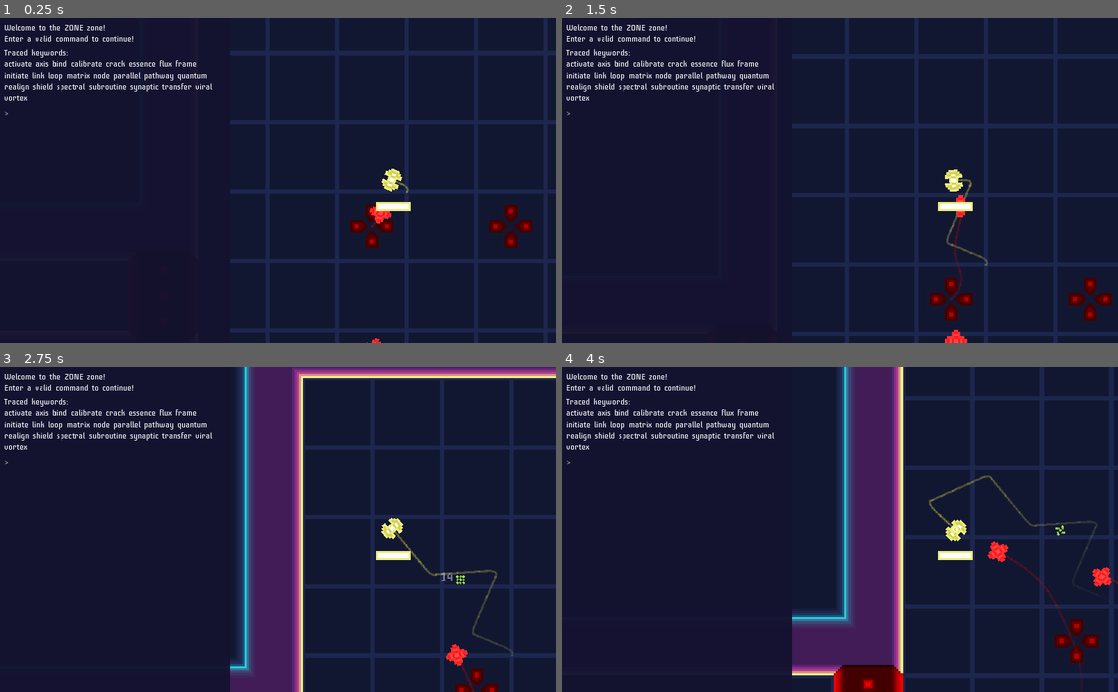
Above: before the commit, frames 1-4 (two rows, left to right).
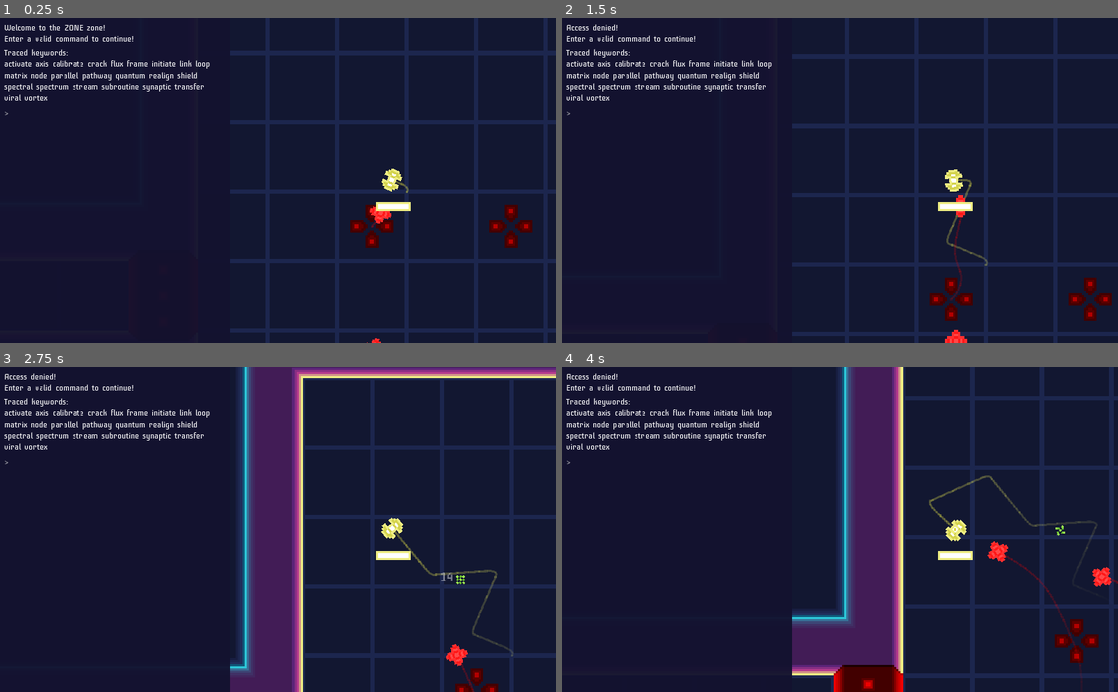
Above: after the commit, the same moments.

Repository: kosinaz/loop-breakerz
Game: Godot game, scene res://map.tscn
Two runs of this game, one before a commit and one after it. Both use one fixed random seed, a clock stepped at 60 frames per second and the inputs below.
Inputs (mouse positions are in pixels of both pictures, inside the frame that each line leads up to):
- Up to frame 1 (0.25 s): no input
- Up to frame 2 (1.5 s): tap Enter at 0.5 s; move the mouse to (962, 164) at 0.52 s; tap 0 at 0.6, 1.35 s; move the mouse to (728, 196) at 1.27 s
- Up to frame 3 (2.75 s): move the mouse to (333, 458) at 2.02 s; tap 0 at 2.1 s
- Up to frame 4 (4 s): move the mouse to (812, 594) at 2.77 s; tap 0 at 2.85, 3.6 s; move the mouse to (1006, 578) at 3.52 s

The runs differ from the first frame. In frame 1, 1.1% of the frame differs, in the area x 0-39%, y 13-26%; in frame 2, 1.3%; in frame 3, 1.3%, in the area x 0-39%, y 1-26%; in frame 4, 1.3%.

Commit message:
add door opening

Diff:
--- a/Loop Breakerz/breaker-panel.gd
+++ b/Loop Breakerz/breaker-panel.gd
@@ -4,7 +4,7 @@
 	["amplify", "calibrate", "realign", "transfer", "activate", "trigger", "initiate", "unseal", "locate", "engage", "elevate", "decrypt", "access", "disrupt", "crack"],
 	["sigma", "synthetic", "hyperion", "echo", "viral", "cascade", "parallel", "grid", "vortex", "quantum", "axis", "synaptic"],
 	["drive", "flux", "paradox", "circuit", "matrix", "frame", "axon", "subroutine", "node", "spectral", "synch", "fusion", "feedback"],
-	["essence", "synth", "pulse", "bind", "spectrum", "pathway", "stream", "loop", "field", "shield", "link"]
+	["essence", "pulse", "bind", "spectrum", "pathway", "stream", "loop", "field", "shield", "link"]
 ]
 var maintenance_commands = ["deploy", "queued", "entity", "at", "unlock", "zone", "gateway"]
 var coords = ["alpha", "beta", "gamma", "delta", "epsilon", "zeta", "eta", "theta", "iota", "kappa", "lambda", "mu", "nu", "xi", "omicron", "pi", "rho", "sigma", "tau", "upsilon", "phi", "chi", "psi", "omega"]
@@ -30,9 +30,9 @@
 var keywords = []
 var revealed = -1
 var guesses = []
-var zones = [Vector2(10, 7), Vector2(6, 5), Vector2(10, 1)]
-var spawners = [Vector2(6, 4), Vector2(2, 4), Vector2(1, 9), Vector2(3, 8), Vector2(2, 2), Vector2(7, 1)]
-var factory = Vector2(5, 5)
+var zones = []
+var spawners = []
+var factory = Vector2()
 onready var response_label = $"%Response"
 onready var keywords_label = $"%Keywords"
 onready var guesses_container = $"%Guesses"
@@ -46,6 +46,8 @@
 	generate()
 
 func generate():
+	for zone in zones:
+		print(zone.room_position)
 	keywords = []
 	revealed = -1
 	access_command = ""
@@ -59,19 +61,19 @@
 	if state == STATES.GRANTED:
 		keywords += maintenance_commands
 		for zone in zones:
-			if not keywords.has(coords[zone.x]):
-				keywords.append(coords[zone.x])
-			if not keywords.has(str(zone.y)):
-				keywords.append(str(zone.y))
+			if not keywords.has(coords[zone.room_position.x]):
+				keywords.append(coords[zone.room_position.x])
+			if not keywords.has(str(zone.room_position.y)):
+				keywords.append(str(zone.room_position.y))
 		for spawner in spawners:
-			if not keywords.has(coords[spawner.x]):
-				keywords.append(coords[spawner.x])
-			if not keywords.has(str(spawner.y)):
-				keywords.append(str(spawner.y))
-		if not keywords.has(coords[factory.x]):
-			keywords.append(coords[factory.x])
-		if not keywords.has(str(factory.y)):
-			keywords.append(str(factory.y))
+			if not keywords.has(coords[spawner.room_position.x]):
+				keywords.append(coords[spawner.room_position.x])
+			if not keywords.has(str(spawner.room_position.y)):
+				keywords.append(str(spawner.room_position.y))
+		if factory and not keywords.has(coords[factory.room_position.x]):
+			keywords.append(coords[factory.room_position.x])
+		if factory and not keywords.has(str(factory.room_position.y)):
+			keywords.append(str(factory.room_position.y))
 
 	access_command = access_command.rstrip(" ")
 	print(access_command)
@@ -91,14 +93,12 @@
 		handle_input(c)
 
 func execute_command():
-	print(state)
 	if state == STATES.WELCOME or state == STATES.DENIED:
-		print("checking")
 		if command_label.text.rstrip(" ") == access_command:
 			state = STATES.GRANTED
-			print("granted")
 			generate()
 			command_label.text = ""
+			response_label.text = responses[state]
 			return
 		elif command_label.text.rstrip(" ").split(" ").size() == 4:
 			var guess = command_label.duplicate()
@@ -106,6 +106,7 @@
 			guesses_container.add_child(guess)
 		state = STATES.DENIED
 		command_label.text = ""
+		response_label.text = responses[state]
 		return
 	var command = command_label.text.rstrip(" ")
 	var words = command.split(" ")
@@ -118,19 +119,25 @@
 		if factory == pos:
 			state = STATES.DEPLOYED
 			command_label.text = ""
+			response_label.text = responses[state]
 			return
 		if spawners.has(pos):
 			state = STATES.DEPLOYED
 			command_label.text = ""
+			response_label.text = responses[state]
 			return
 	if command.begins_with("unlock zone gateway at"):
 		var pos = Vector2(coords.find(words[4]), int(words[5]))
-		if zones.has(pos):
-			state = STATES.UNLOCKED
-			command_label.text = ""
-			return
+		for zone in zones:
+			if zone.room_position == pos:
+				zone.unlock()
+				state = STATES.UNLOCKED
+				command_label.text = ""
+				response_label.text = responses[state]
+				return
 	state = STATES.INVALID
 	command_label.text = ""
+	response_label.text = responses[state]
 
 func handle_input(c):
 	var current_word = Array(command_label.text.split(" ")).back()
--- a/Loop Breakerz/door.gd
+++ b/Loop Breakerz/door.gd
@@ -1,10 +1,8 @@
 extends StaticBody2D
 
-var key = KEY_0
 var to_zone = Vector2()
+var room_position = Vector2()
 
-# Called every frame. 'delta' is the elapsed time since the previous frame.
-func _process(_delta):
-	if Input.is_key_pressed(key):
-		get_parent().add_neighbors(to_zone)
-		queue_free()
+func unlock():
+	get_parent().add_neighbors(to_zone)
+	queue_free()
--- a/Loop Breakerz/map.gd
+++ b/Loop Breakerz/map.gd
@@ -10,9 +10,14 @@
 var zones = {}
 var enemy_limit = 15
 var key = KEY_0
+var map_position = Vector2()
+var current_zone_position = Vector2()
+var zone = null
+var current_room = null
 onready var tilemap = $TileMap
 onready var tilemap2 = $TileMap2
 onready var player = $Looper
+onready var panel = $BreakerPanel
 
 func _ready():
 	# Seed the RNG
@@ -26,6 +31,15 @@
 
 func _process(_delta):
 	$Camera2D.position = player.position + Vector2(-53, 0)
+	var player_position = tilemap.world_to_map(player.position)
+	map_position = player_position / zone_size
+	current_zone_position = Vector2(floor(map_position.x), floor(map_position.y))
+	var room = zones[current_zone_position]
+	if current_room != room:
+		var rect = Rect2(tilemap.map_to_world(room.position), tilemap.map_to_world(room.size))
+		if rect.has_point(player.position):
+			current_room = room
+			panel.zones = room.doors
 
 func generate_room(zone_position: Vector2):
 	# Randomly offset the room_position
@@ -57,6 +71,7 @@
 		"size": size,
 		"enemies": 0,
 		"spawners": spawners,
+		"doors": [],
 	}
 
 func add_neighbors(zone_position: Vector2):
@@ -156,11 +171,12 @@
 				tilemap.set_cellv(Vector2(x, y), tile_id)
 	var door = door_scene.instance()
 	door.position = tilemap.map_to_world(door_b_position if switched else door_a_position)
+	door.room_position = tilemap.world_to_map(door.position) - room_b_position if switched else room_a_position
 	door.get_node("Sprite").rotation_degrees = 0 if rotated else 90
-	door.key = key
 	door.to_zone = zone_b_position
 	key += 1
 	add_child(door)
+	zones[zone_a_position].doors.append(door)
 	tilemap.update_bitmask_region(zone_a_position * zone_size, zone_a_position * zone_size + zone_size)
 	tilemap.update_bitmask_region(zone_b_position * zone_size, zone_b_position * zone_size + zone_size)
 
@@ -173,16 +189,14 @@
 		add_enemy(iterator_scene)
 
 func add_enemy(scene):
-	var map_position = tilemap.world_to_map(player.position) / zone_size
-	var zone_position = Vector2(floor(map_position.x), floor(map_position.y))
-	if not zones.has(zone_position):
-		return
-	if get_enemies_in_room(zones[zone_position]).size() > 25:
-		return
-	zones[zone_position].enemies += 1
-	var room_position = zones[zone_position].position
-	var spawner = zones[zone_position].spawners.pop_front()
-	zones[zone_position].spawners.push_back(spawner)
+	if not zones.has(current_zone_position):
+		return
+	if get_enemies_in_room(zones[current_zone_position]).size() > 25:
+		return
+	zones[current_zone_position].enemies += 1
+	var room_position = zones[current_zone_position].position
+	var spawner = zones[current_zone_position].spawners.pop_front()
+	zones[current_zone_position].spawners.push_back(spawner)
 	var enemy = scene.instance()
 	enemy.position = tilemap.map_to_world(room_position + spawner) + Vector2(16, 16)
 	add_child(enemy)
